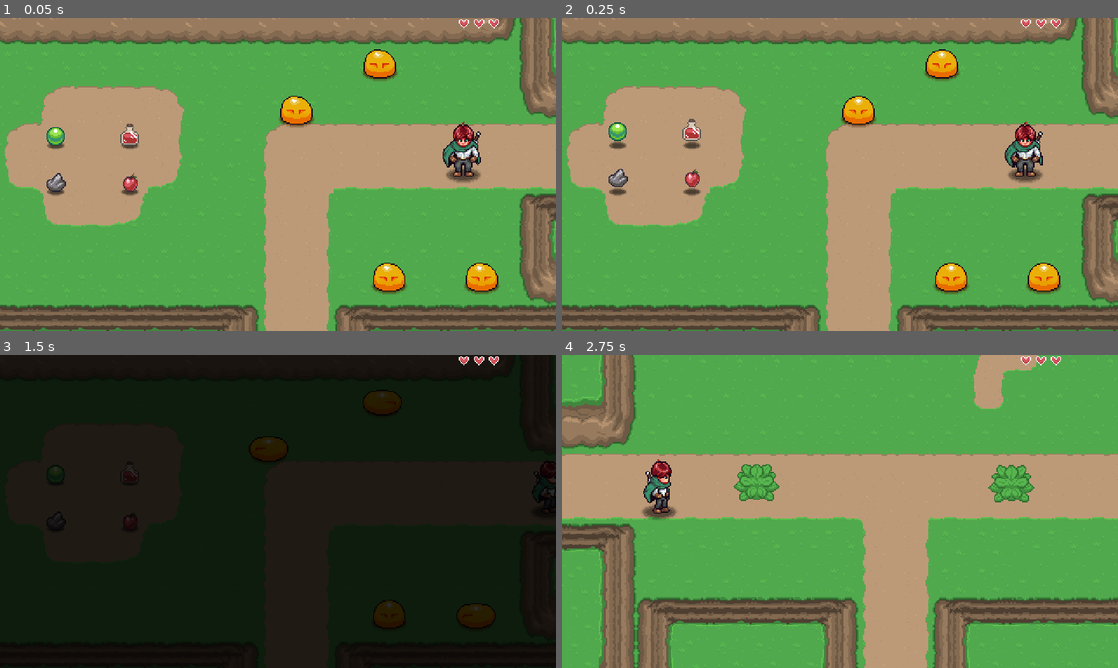
Above: before the commit, frames 1-4 (two rows, left to right).
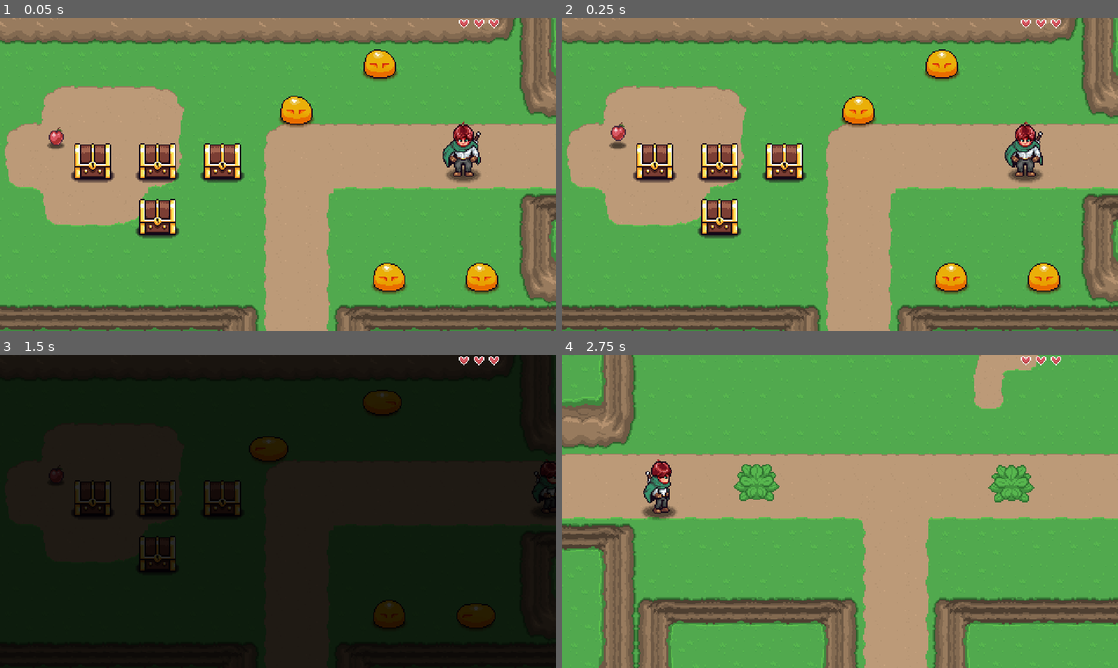
Above: after the commit, the same moments.

Repository: Jefferson000/root-among-the-stars
Game: Godot game, scene res://levels/area01/01.tscn
Same seed, same stepped clock (60 frames per second), same inputs: the game is played once before the commit and once after it. Sound files missing from this copy of the repository are replaced by a short silence.
Inputs:
- Up to frame 1 (0.05 s): no input
- Up to frame 2 (0.25 s): no input
- Up to frame 3 (1.5 s): tap Enter (interact, bound only after the commit) at 0.5 s; hold D (right) 0.53-1.28 s; hold Enter (interact, bound only after the commit) 0.53-1.28 s; hold S (down) from 1.28 s (still down); tap J (attack) at 1.35 s
- Up to frame 4 (2.75 s): tap Enter (interact, bound only after the commit) at 1.55 s; release S (down) at 2.03 s; hold D (right) from 2.03 s (still down); hold Enter (interact, bound only after the commit) from 2.03 s (still down)

The runs differ from the first frame. In frame 1, 4.1% of the frame differs, in the area x 8-44%, y 33-71%; in frame 2, 4.1%, in the area x 8-44%, y 32-71%; in frame 3, 1.5%; in frame 4, nothing differs.

Commit message:
interactable chests

Diff:
--- a/autoload/player_manager.gd
+++ b/autoload/player_manager.gd
@@ -4,6 +4,8 @@
 const INVENTORY_DATA : InventoryData = preload("res://features/ui/pause_menu/inventory/player_inventory.tres")
 var player : Player
 var player_spawned : bool = false
+
+signal interact_pressed
 
 func _ready() -> void:
 	add_player_instance()
--- /dev/null
+++ b/features/interactables/treasure_chest/treasure_chest.gd
@@ -0,0 +1,59 @@
+@tool
+class_name TreasureChest extends Node2D
+
+@onready var sprite: Sprite2D = $ItemSprite2D
+@onready var animation_player: AnimationPlayer = $AnimationPlayer
+@onready var interaction_area: Area2D = $Area2D
+@onready var label: Label = $ItemSprite2D/Label
+
+@export var item_data : ItemData : set = _set_item_data
+@export var quantity : int = 1 : set = _set_quantity
+
+var is_open : bool = false
+
+func _ready() -> void:
+	if Engine.is_editor_hint():
+		return
+	interaction_area.area_entered.connect( _on_area_enter )
+	interaction_area.area_exited.connect( _on_area_exit )
+
+func player_interact() -> void:
+	_update_label()
+	_update_texture()
+	if is_open:
+		return
+	is_open = true
+	animation_player.play("open_chest")
+	print("chest open")
+	print(item_data)
+	print(quantity)
+	if item_data and quantity > 0:
+		PlayerManager.INVENTORY_DATA.add_item( item_data, quantity )
+	else:
+		printerr("No Items in Chest!")
+		push_error("No Items in Chest! Chest Name: ", name)
+
+func _on_area_enter( _a : Area2D ) -> void:
+	PlayerManager.interact_pressed.connect( player_interact )
+
+func _on_area_exit( _a : Area2D ) -> void:
+	PlayerManager.interact_pressed.disconnect( player_interact )
+
+func _set_quantity( value : int ) -> void:
+	quantity = value
+	_update_label()
+
+func _set_item_data( value : ItemData ) -> void:
+	item_data = value
+	_update_texture()
+
+func _update_texture() -> void:
+	if item_data and sprite:
+		sprite.texture = item_data.texture
+
+func _update_label() -> void:
+	if label:
+		if quantity <= 1:
+			label.text = ""
+		else:
+			label.text = "X" + str( quantity )
--- /dev/null
+++ b/features/interactables/treasure_chest/treasure_chest.tscn
@@ -0,0 +1,246 @@
+[gd_scene load_steps=13 format=3 uid="uid://bx0iwflgaxa5s"]
+
+[ext_resource type="Script" uid="uid://c71hrsjb2o88k" path="res://features/interactables/treasure_chest/treasure_chest.gd" id="1_n3mnc"]
+[ext_resource type="Texture2D" uid="uid://8oclrw2u7jmk" path="res://features/interactables/treasure_chest/treasure-chest.png" id="2_0mosx"]
+[ext_resource type="Texture2D" uid="uid://dctc2ch6806x5" path="res://features/items/sprites/items.png" id="3_0mosx"]
+[ext_resource type="AudioStream" uid="uid://ck5o62sq52ll7" path="res://features/interactables/treasure_chest/treasure-open.wav" id="4_ucrya"]
+
+[sub_resource type="AtlasTexture" id="AtlasTexture_ucrya"]
+atlas = ExtResource("3_0mosx")
+region = Rect2(0, 0, 32, 32)
+
+[sub_resource type="Animation" id="Animation_0mosx"]
+resource_name = "closed"
+tracks/0/type = "value"
+tracks/0/imported = false
+tracks/0/enabled = true
+tracks/0/path = NodePath("Sprite2D:frame")
+tracks/0/interp = 1
+tracks/0/loop_wrap = true
+tracks/0/keys = {
+"times": PackedFloat32Array(0),
+"transitions": PackedFloat32Array(1),
+"update": 1,
+"values": [0]
+}
+tracks/1/type = "value"
+tracks/1/imported = false
+tracks/1/enabled = true
+tracks/1/path = NodePath("ItemSprite2D:visible")
+tracks/1/interp = 1
+tracks/1/loop_wrap = true
+tracks/1/keys = {
+"times": PackedFloat32Array(0),
+"transitions": PackedFloat32Array(1),
+"update": 1,
+"values": [false]
+}
+
+[sub_resource type="Animation" id="Animation_ucrya"]
+length = 0.001
+tracks/0/type = "value"
+tracks/0/imported = false
+tracks/0/enabled = true
+tracks/0/path = NodePath("Sprite2D:frame")
+tracks/0/interp = 1
+tracks/0/loop_wrap = true
+tracks/0/keys = {
+"times": PackedFloat32Array(0),
+"transitions": PackedFloat32Array(1),
+"update": 1,
+"values": [0]
+}
+tracks/1/type = "value"
+tracks/1/imported = false
+tracks/1/enabled = true
+tracks/1/path = NodePath("ItemSprite2D:visible")
+tracks/1/interp = 1
+tracks/1/loop_wrap = true
+tracks/1/keys = {
+"times": PackedFloat32Array(0),
+"transitions": PackedFloat32Array(1),
+"update": 1,
+"values": [true]
+}
+tracks/2/type = "value"
+tracks/2/imported = false
+tracks/2/enabled = true
+tracks/2/path = NodePath("ItemSprite2D:position")
+tracks/2/interp = 1
+tracks/2/loop_wrap = true
+tracks/2/keys = {
+"times": PackedFloat32Array(0),
+"transitions": PackedFloat32Array(1),
+"update": 0,
+"values": [Vector2(0, -10)]
+}
+tracks/3/type = "value"
+tracks/3/imported = false
+tracks/3/enabled = true
+tracks/3/path = NodePath("ItemSprite2D:modulate")
+tracks/3/interp = 1
+tracks/3/loop_wrap = true
+tracks/3/keys = {
+"times": PackedFloat32Array(0),
+"transitions": PackedFloat32Array(1),
+"update": 0,
+"values": [Color(1, 1, 1, 1)]
+}
+
+[sub_resource type="Animation" id="Animation_hmt1q"]
+resource_name = "opened"
+tracks/0/type = "value"
+tracks/0/imported = false
+tracks/0/enabled = true
+tracks/0/path = NodePath("Sprite2D:frame")
+tracks/0/interp = 1
+tracks/0/loop_wrap = true
+tracks/0/keys = {
+"times": PackedFloat32Array(0),
+"transitions": PackedFloat32Array(1),
+"update": 1,
+"values": [1]
+}
+tracks/1/type = "value"
+tracks/1/imported = false
+tracks/1/enabled = true
+tracks/1/path = NodePath("ItemSprite2D:visible")
+tracks/1/interp = 1
+tracks/1/loop_wrap = true
+tracks/1/keys = {
+"times": PackedFloat32Array(0),
+"transitions": PackedFloat32Array(1),
+"update": 1,
+"values": [false]
+}
+
+[sub_resource type="Animation" id="Animation_6ydsm"]
+resource_name = "open_chest"
+length = 1.5
+step = 0.1
+tracks/0/type = "value"
+tracks/0/imported = false
+tracks/0/enabled = true
+tracks/0/path = NodePath("Sprite2D:frame")
+tracks/0/interp = 1
+tracks/0/loop_wrap = true
+tracks/0/keys = {
+"times": PackedFloat32Array(0, 0.1),
+"transitions": PackedFloat32Array(1, 1),
+"update": 1,
+"values": [0, 1]
+}
+tracks/1/type = "value"
+tracks/1/imported = false
+tracks/1/enabled = true
+tracks/1/path = NodePath("ItemSprite2D:visible")
+tracks/1/interp = 1
+tracks/1/loop_wrap = true
+tracks/1/keys = {
+"times": PackedFloat32Array(0, 0.1),
+"transitions": PackedFloat32Array(1, 1),
+"update": 1,
+"values": [false, true]
+}
+tracks/2/type = "audio"
+tracks/2/imported = false
+tracks/2/enabled = true
+tracks/2/path = NodePath("AudioStreamPlayer2D")
+tracks/2/interp = 1
+tracks/2/loop_wrap = true
+tracks/2/keys = {
+"clips": [{
+"end_offset": 0.0,
+"start_offset": 0.0,
+"stream": ExtResource("4_ucrya")
+}],
+"times": PackedFloat32Array(0)
+}
+tracks/2/use_blend = true
+tracks/3/type = "value"
+tracks/3/imported = false
+tracks/3/enabled = true
+tracks/3/path = NodePath("ItemSprite2D:position")
+tracks/3/interp = 1
+tracks/3/loop_wrap = true
+tracks/3/keys = {
+"times": PackedFloat32Array(0.1, 0.3, 0.5, 1.5),
+"transitions": PackedFloat32Array(0.5, -2, 2, 1),
+"update": 0,
+"values": [Vector2(0, -10), Vector2(0, -64), Vector2(0, -48), Vector2(0, -48)]
+}
+tracks/4/type = "value"
+tracks/4/imported = false
+tracks/4/enabled = true
+tracks/4/path = NodePath("ItemSprite2D:modulate")
+tracks/4/interp = 1
+tracks/4/loop_wrap = true
+tracks/4/keys = {
+"times": PackedFloat32Array(0.2, 0.3, 0.5, 1, 1.5),
+"transitions": PackedFloat32Array(1, 1, 1, 1, 1),
+"update": 0,
+"values": [Color(1, 1, 1, 1), Color(1.8247963, 1.8247963, 1.8247963, 1), Color(1, 1, 1, 1), Color(1, 1, 1, 1), Color(1, 1, 1, 0)]
+}
+
+[sub_resource type="AnimationLibrary" id="AnimationLibrary_6ydsm"]
+_data = {
+&"RESET": SubResource("Animation_ucrya"),
+&"closed": SubResource("Animation_0mosx"),
+&"open_chest": SubResource("Animation_6ydsm"),
+&"opened": SubResource("Animation_hmt1q")
+}
+
+[sub_resource type="RectangleShape2D" id="RectangleShape2D_0mosx"]
+size = Vector2(30, 10)
+
+[sub_resource type="RectangleShape2D" id="RectangleShape2D_ucrya"]
+size = Vector2(35, 16)
+
+[node name="TreasureChest" type="Node2D"]
+script = ExtResource("1_n3mnc")
+
+[node name="Sprite2D" type="Sprite2D" parent="."]
+position = Vector2(0, -10)
+texture = ExtResource("2_0mosx")
+hframes = 2
+
+[node name="ItemSprite2D" type="Sprite2D" parent="."]
+position = Vector2(0, -10)
+texture = SubResource("AtlasTexture_ucrya")
+
+[node name="Label" type="Label" parent="ItemSprite2D"]
+offset_left = 12.0
+offset_top = -11.0
+offset_right = 52.0
+offset_bottom = 12.0
+theme_override_colors/font_outline_color = Color(0, 0, 0, 1)
+theme_override_constants/outline_size = 4
+theme_override_font_sizes/font_size = 10
+text = "X95"
+vertical_alignment = 1
+
+[node name="AnimationPlayer" type="AnimationPlayer" parent="."]
+libraries = {
+&"": SubResource("AnimationLibrary_6ydsm")
+}
+autoplay = "closed"
+
+[node name="StaticBody2D" type="StaticBody2D" parent="."]
+collision_layer = 16
+collision_mask = 0
+
+[node name="CollisionShape2D" type="CollisionShape2D" parent="StaticBody2D"]
+position = Vector2(0, 5)
+shape = SubResource("RectangleShape2D_0mosx")
+
+[node name="Area2D" type="Area2D" parent="."]
+collision_layer = 0
+collision_mask = 4
+monitorable = false
+
+[node name="CollisionShape2D" type="CollisionShape2D" parent="Area2D"]
+position = Vector2(0.5, 6)
+shape = SubResource("RectangleShape2D_ucrya")
+debug_color = Color(0, 1, 0, 0.41960785)
+
+[node name="AudioStreamPlayer2D" type="AudioStreamPlayer2D" parent="."]
--- a/features/items/resource/gem.tres
+++ b/features/items/resource/gem.tres
@@ -1,5 +1,6 @@
-[gd_resource type="Resource" script_class="ItemData" load_steps=4 format=3 uid="uid://dqo1mmfwo6462"]
+[gd_resource type="Resource" script_class="ItemData" load_steps=5 format=3 uid="uid://dqo1mmfwo6462"]
 
+[ext_resource type="Script" uid="uid://bquy78l5qyio2" path="res://features/items/item_effects/item_effect.gd" id="1_bsmva"]
 [ext_resource type="Script" uid="uid://ctjrq66gfo8s8" path="res://components/ItemData/item_data.gd" id="1_k7co5"]
 [ext_resource type="Texture2D" uid="uid://dctc2ch6806x5" path="res://features/items/sprites/items.png" id="2_x67na"]
 
--- a/features/player/Player.tscn
+++ b/features/player/Player.tscn
@@ -531,6 +531,8 @@
 &"walk_up": SubResource("Animation_smehm")
 }
 
+[sub_resource type="RectangleShape2D" id="RectangleShape2D_dh6cn"]
+
 [sub_resource type="CircleShape2D" id="CircleShape2D_jxlx1"]
 
 [sub_resource type="Animation" id="Animation_fnld3"]
@@ -678,6 +680,16 @@
 [node name="Interactions" type="Node2D" parent="."]
 script = ExtResource("10_d2wvv")
 
+[node name="Area2D" type="Area2D" parent="Interactions"]
+position = Vector2(0, 6)
+collision_layer = 4
+collision_mask = 0
+monitoring = false
+
+[node name="CollisionShape2D" type="CollisionShape2D" parent="Interactions/Area2D"]
+shape = SubResource("RectangleShape2D_dh6cn")
+debug_color = Color(0, 1, 0, 0.5254902)
+
 [node name="HitBox" parent="." instance=ExtResource("13_n4aik")]
 collision_layer = 2
 
--- a/features/player/state_machine/states/state_idle.gd
+++ b/features/player/state_machine/states/state_idle.gd
@@ -27,4 +27,6 @@
 func handle_input(_event: InputEvent) -> State:
 	if _event.is_action_pressed("attack"):
 		return attack
+	elif _event.is_action_pressed("interact"):
+		PlayerManager.interact_pressed.emit()
 	return null
--- a/features/player/state_machine/states/state_walk.gd
+++ b/features/player/state_machine/states/state_walk.gd
@@ -29,4 +29,6 @@
 func handle_input(_event: InputEvent) -> State:
 	if _event.is_action_pressed("attack"):
 		return attack
+	elif _event.is_action_pressed("interact"):
+		PlayerManager.interact_pressed.emit()
 	return null
--- a/levels/area01/01.tscn
+++ b/levels/area01/01.tscn
@@ -8,8 +8,9 @@
 [ext_resource type="PackedScene" uid="uid://vmw7yyqw7eqj" path="res://features/enemies/slime/Slime.tscn" id="5_dh2nq"]
 [ext_resource type="Resource" uid="uid://dqo1mmfwo6462" path="res://features/items/resource/gem.tres" id="6_bklj5"]
 [ext_resource type="Resource" uid="uid://mfoecbfruv1c" path="res://features/items/resource/potion.tres" id="7_s4jhe"]
-[ext_resource type="Resource" uid="uid://neoo117tq8jj" path="res://features/items/resource/stone.tres" id="8_lkonf"]
+[ext_resource type="PackedScene" uid="uid://bx0iwflgaxa5s" path="res://features/interactables/treasure_chest/treasure_chest.tscn" id="8_lkonf"]
 [ext_resource type="Resource" uid="uid://d1en7py2bkqkg" path="res://features/items/resource/apple.tres" id="9_skxhh"]
+[ext_resource type="Resource" uid="uid://neoo117tq8jj" path="res://features/items/resource/stone.tres" id="10_6ub2s"]
 
 [node name="01" type="Node2D"]
 script = ExtResource("1_l2ak3")
@@ -34,18 +35,6 @@
 
 [node name="ItemPickup" parent="." instance=ExtResource("5_bklj5")]
 position = Vector2(80, 112)
-item_data = ExtResource("6_bklj5")
-
-[node name="ItemPickup2" parent="." instance=ExtResource("5_bklj5")]
-position = Vector2(144, 112)
-item_data = ExtResource("7_s4jhe")
-
-[node name="ItemPickup3" parent="." instance=ExtResource("5_bklj5")]
-position = Vector2(80, 152)
-item_data = ExtResource("8_lkonf")
-
-[node name="ItemPickup4" parent="." instance=ExtResource("5_bklj5")]
-position = Vector2(144, 152)
 item_data = ExtResource("9_skxhh")
 
 [node name="Slime" parent="." instance=ExtResource("5_dh2nq")]
@@ -59,3 +48,23 @@
 
 [node name="Slime4" parent="." instance=ExtResource("5_dh2nq")]
 position = Vector2(360, 56)
+
+[node name="TreasureChest2" parent="." instance=ExtResource("8_lkonf")]
+position = Vector2(168, 136)
+item_data = ExtResource("7_s4jhe")
+quantity = 20
+
+[node name="TreasureChest5" parent="." instance=ExtResource("8_lkonf")]
+position = Vector2(168, 184)
+item_data = ExtResource("10_6ub2s")
+quantity = 20
+
+[node name="TreasureChest3" parent="." instance=ExtResource("8_lkonf")]
+position = Vector2(112, 136)
+item_data = ExtResource("6_bklj5")
+quantity = 2
+
+[node name="TreasureChest4" parent="." instance=ExtResource("8_lkonf")]
+position = Vector2(224, 136)
+item_data = ExtResource("9_skxhh")
+quantity = 2
--- a/project.godot
+++ b/project.godot
@@ -90,11 +90,18 @@
 , Object(InputEventJoypadButton,"resource_local_to_scene":false,"resource_name":"","device":-1,"button_index":6,"pressure":0.0,"pressed":false,"script":null)
 ]
 }
+interact={
+"deadzone": 0.2,
+"events": [Object(InputEventKey,"resource_local_to_scene":false,"resource_name":"","device":-1,"window_id":0,"alt_pressed":false,"shift_pressed":false,"ctrl_pressed":false,"meta_pressed":false,"pressed":false,"keycode":0,"physical_keycode":4194309,"key_label":0,"unicode":0,"location":0,"echo":false,"script":null)
+, Object(InputEventJoypadButton,"resource_local_to_scene":false,"resource_name":"","device":-1,"button_index":2,"pressure":0.0,"pressed":false,"script":null)
+]
+}
 
 [layer_names]
 
 2d_physics/layer_1="Player"
 2d_physics/layer_2="PlayerHurt"
+2d_physics/layer_3="PlayerInteract"
 2d_physics/layer_5="Walls"
 2d_physics/layer_9="Enemy"
 
Binary file added: features/interactables/treasure_chest/treasure-chest.png
Not shown, added: features/interactables/treasure_chest/treasure-chest.png.import
Not shown, added: features/interactables/treasure_chest/treasure-open.wav.import
Not shown, added: features/interactables/treasure_chest/treasure_chest.gd.uid
Not shown: 1 places in features/player/Player.tscn that only renumber resources
Not shown: 1 places in levels/area01/01.tscn that only renumber resources
Not shown, added: features/interactables/treasure_chest/treasure-open.wav
